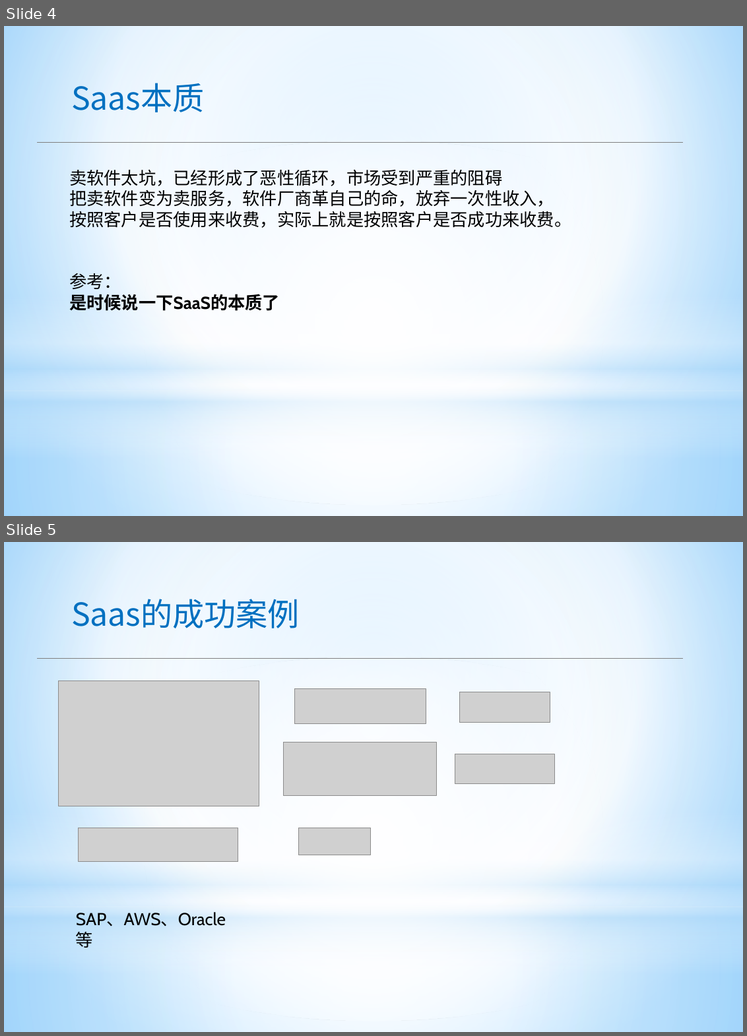
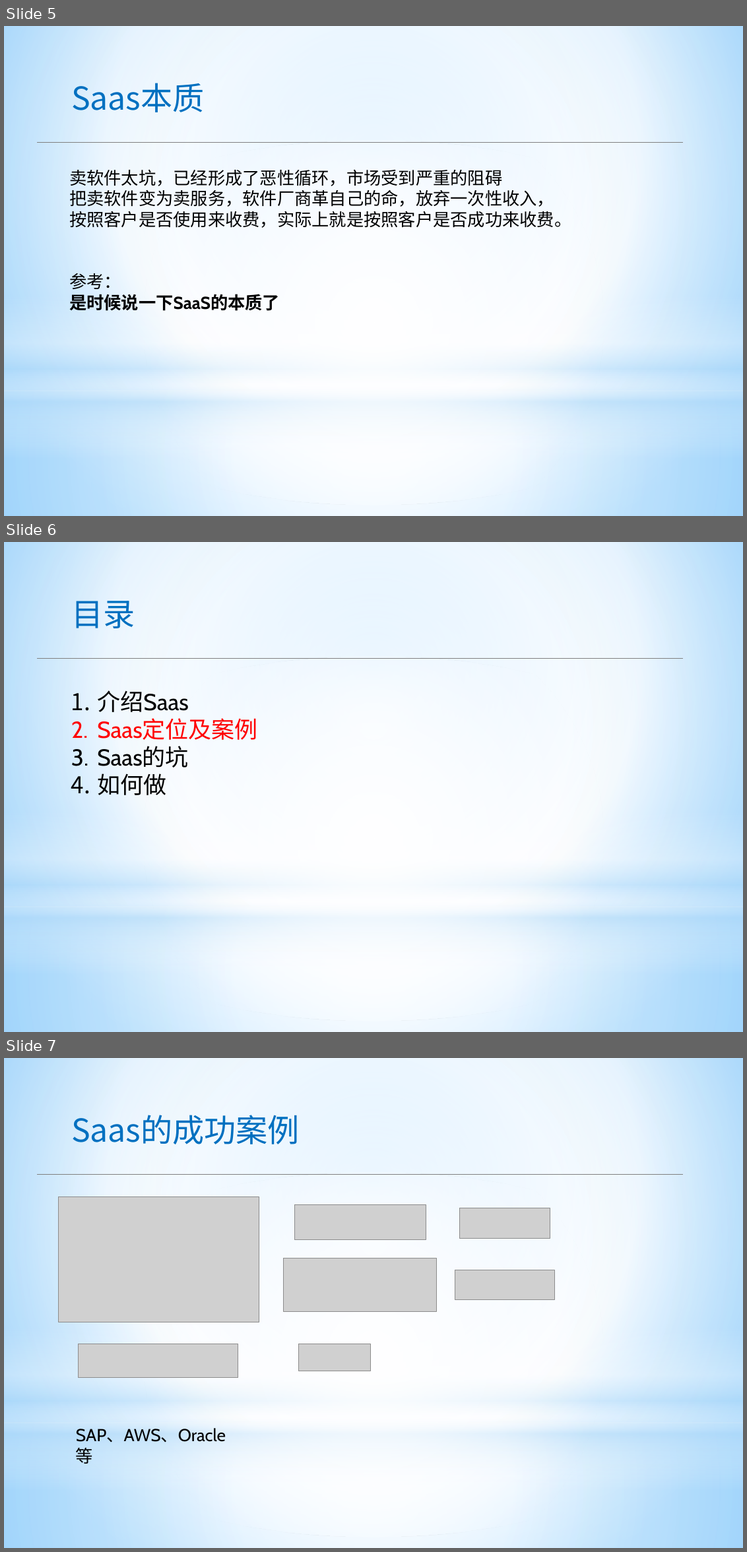
Before and after one commit to apporoad/DesignAndScheme2017, a slide deck: c云服务架构/Saas架构设计.pptx. Shown one above the other, each under a label of ours: slides 4 and 5 before the commit, slides 5, 6 and 7 after it. The pictures are 747x1036 and 747x1552 pixels, drawn with LibreOffice and Linux fonts; fonts in the diff are those of the drawing; grey boxes stand for pictures. Boxes give left, top, right and bottom in pixels: in the first picture for what was removed or moved away, otherwise in the second. Text is boxed around its words. In the diff, an @@ line names an element or a change of style, - is before the commit and + after.

```diff
--- a/c云服务架构/Saas架构设计.pptx
+++ b/c云服务架构/Saas架构设计.pptx
@@ slide 6 added at [4, 542, 743, 1032], background gradient #9ED5FF to #FFFFFF to #5BB9FF; not listed: 4 template elements that a slide beside it also shows @@
@@ text added at [71, 601, 135, 628], 44 pt, text #0070C0 @@
+目录
@@ line added from (37, 658) to (683, 658), #808080 0.75 pt @@
@@ text added at [97, 690, 258, 795], 32 pt, text #000000 @@
+1. 介绍Saas
+2. Saas定位及案例
+3. Saas的坑
+4. 如何做
@@ what was slide 4 is now slide 5 @@
@@ what was slide 5 is now slide 7 @@
```
Also in this commit, not shown: 6 other slides added.
